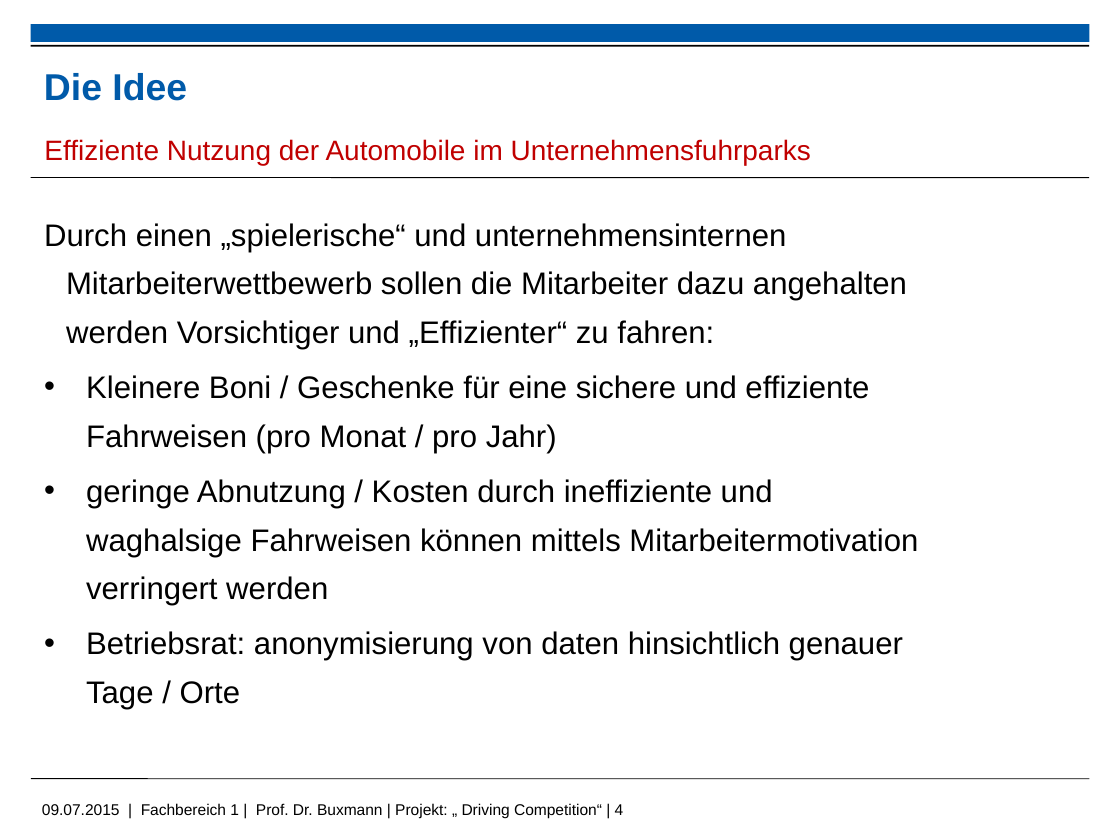
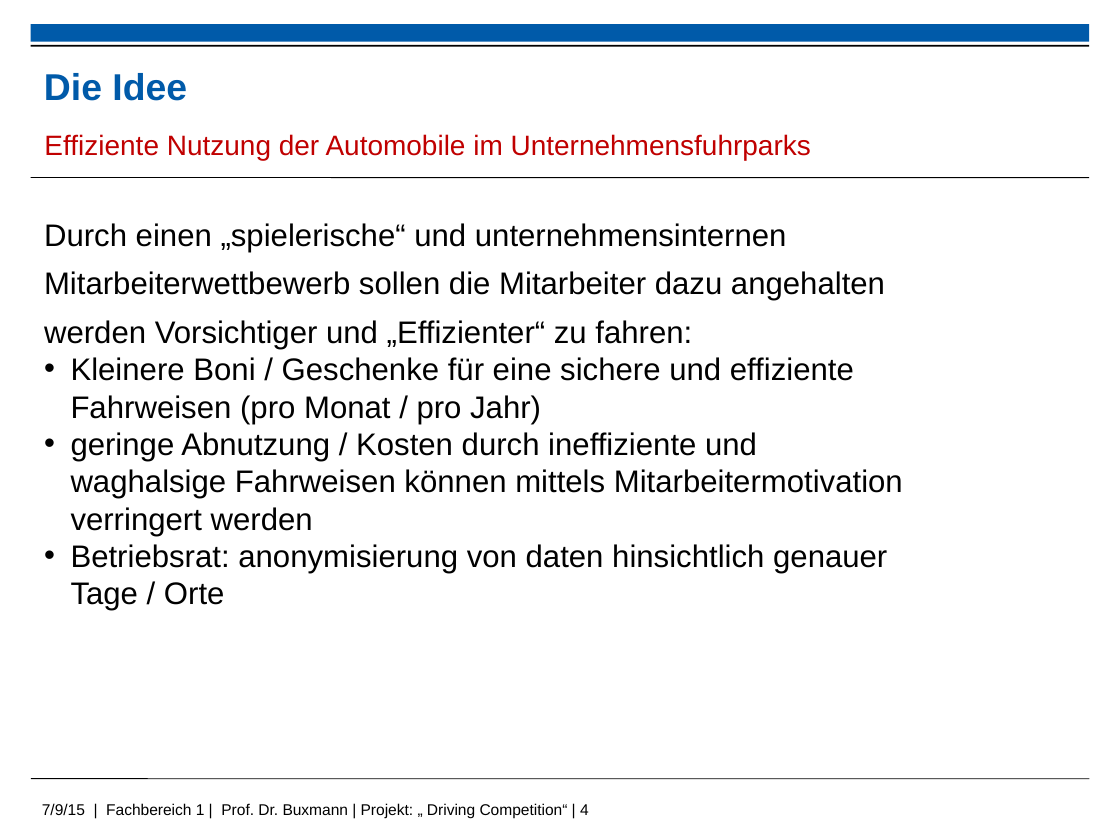
Before and after one commit to kolhagen/drivingcompetition, a slide deck: slide 4 of Big Data - Driving Compitiion.pptx. Drawn at 1120x840 pixels with LibreOffice and Linux fonts; fonts in the diff are those of the drawing; background and template pictures are left out. Boxes give left, top, right and bottom in pixels: in the first picture for what was removed or moved away, otherwise in the second. Text is boxed around its words. In the diff, an @@ line names an element or a change of style, - is before the commit and + after.

```diff
--- a/Big Data - Driving Compitiion.pptx
+++ b/Big Data - Driving Compitiion.pptx
@@ text "Effiziente Nutzung der Automobile im ..." at [44, 134, 811, 160]: indent changed; line spacing 1.3 to 1; less space between paragraphs @@
@@ text "Durch einen „spielerische“ und unternehmensinternen ..." at [44, 223, 903, 611]: indent changed; less space between paragraphs; line spacing 1.3 to 1 @@
@@ text at [42, 803, 589, 819]: text changed @@
-09.07.2015 | Fachbereich 1 | Prof. Dr. Buxmann | Projekt: „ Driving Competition“ | 4
+7/9/15 | Fachbereich 1 | Prof. Dr. Buxmann | Projekt: „ Driving Competition“ | 4
```
Also in this commit, not shown: 12 other slides changed, 4 slides added, 2 slides removed.
